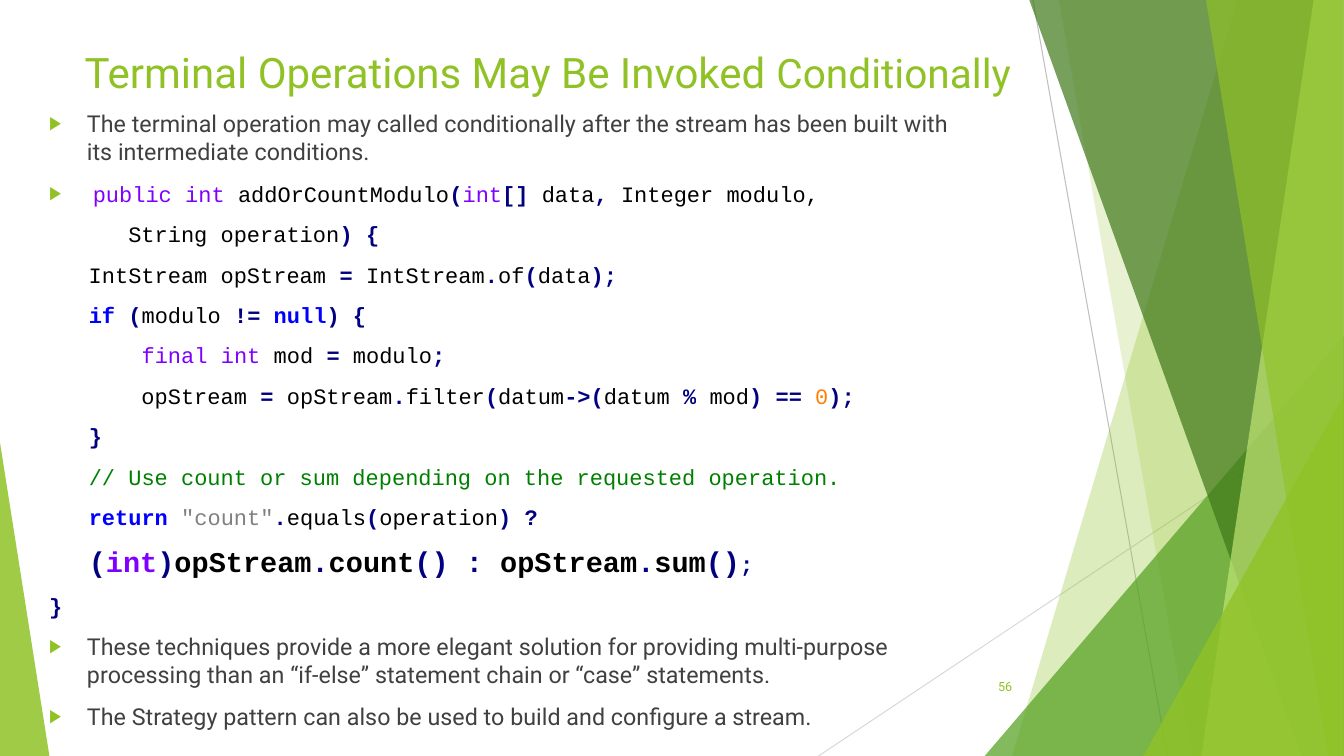
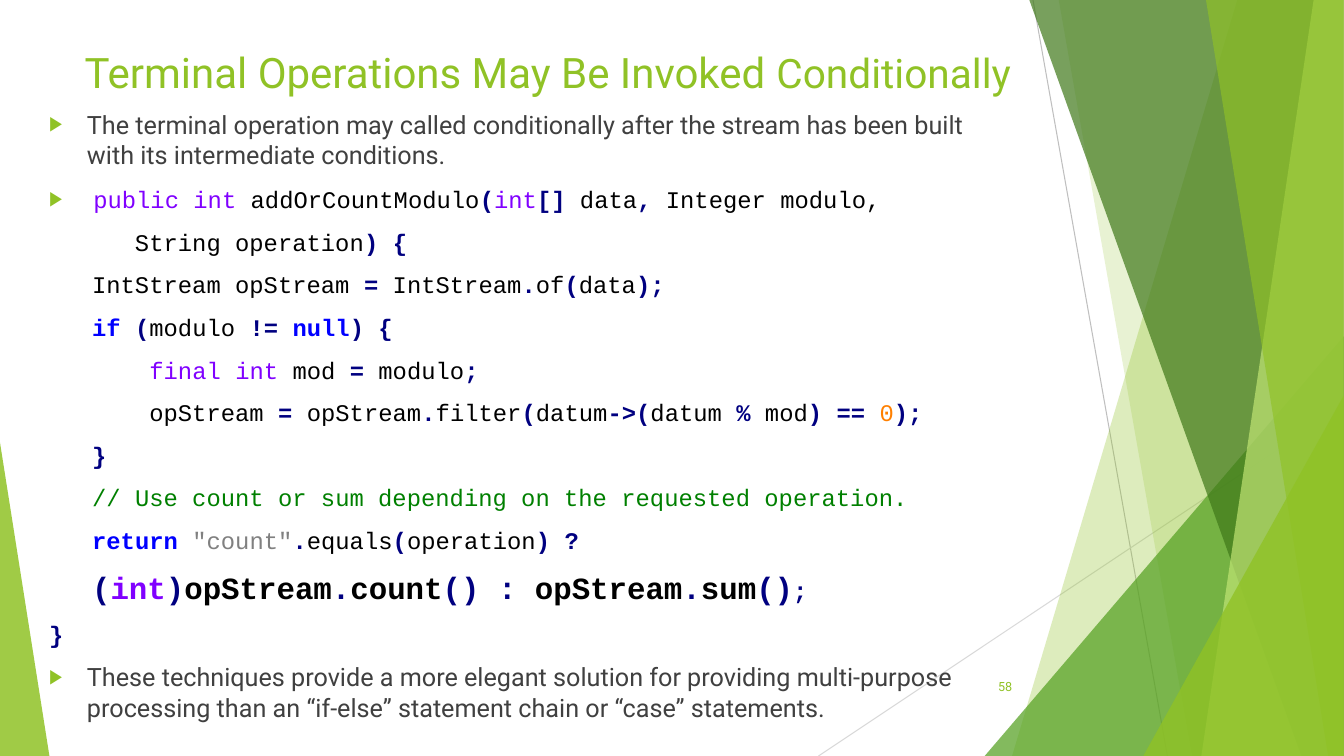
Before and after one commit to RichardRoda/2017-CodePaLOUsa-Lambda, a slide deck: slide 58 of Learning to Love the Lambda in the Stream.pptx (slide 56 before the commit). Drawn at 1344x756 pixels with LibreOffice and Linux fonts; fonts in the diff are those of the drawing. Boxes give left, top, right and bottom in pixels: in the first picture for what was removed or moved away, otherwise in the second. Text is boxed around its words. In the diff, an @@ line names an element or a change of style, - is before the commit and + after.

Commit message:
Change subtitle of presentation to better reflect that it has advanced concepts not just introductory.  Add slides detailing how to use the strategy pattern for streams both for intermediate operations as well as for the stream processing.

```diff
--- a/Learning to Love the Lambda in the Stream.pptx
+++ b/Learning to Love the Lambda in the Stream.pptx
@@ text "The terminal operation may called ..." at box(87, 115, 963, 723): size 16.6 to 18 pt in "The terminal operation may called conditionally after ...", "These techniques provide a more elegant solution ..."; size 15.7 to 17 pt in "public int addOrCountModulo(int[] data, Integer modulo,", "String operation) {", "IntStream opStream = IntStream.of(data);", "if (modulo != null) {" and 7 more places; size 20.4 to 22 pt in "(int)opStream.count() : opStream.sum();" @@
@@ text at box(87, 707, 811, 725): paragraph removed @@
-▶ The Strategy pattern can also be used to build and configure a stream.
```
Also in this commit, not shown: 9 other slides changed, 5 slides added, 1 slide removed, 1 other file.
